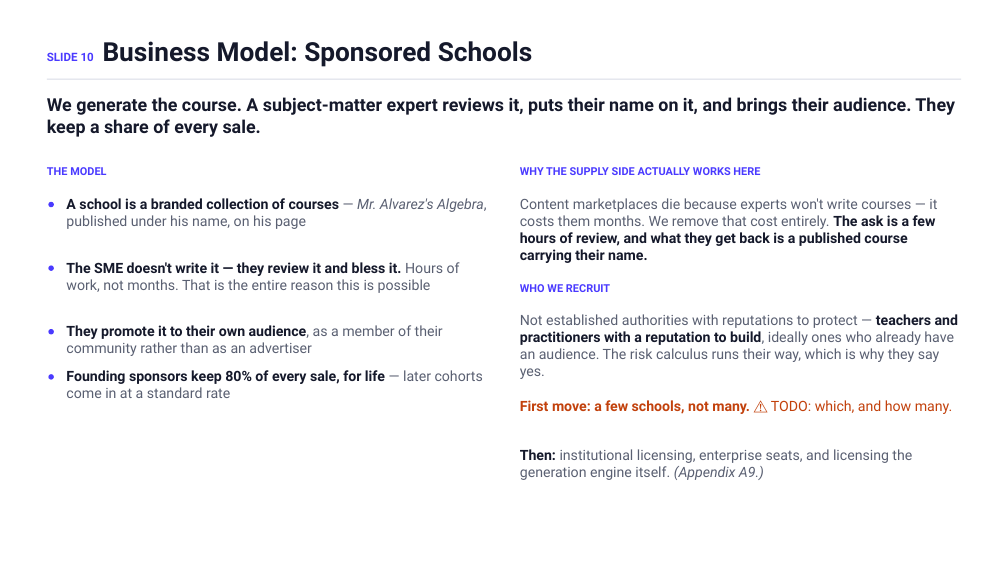
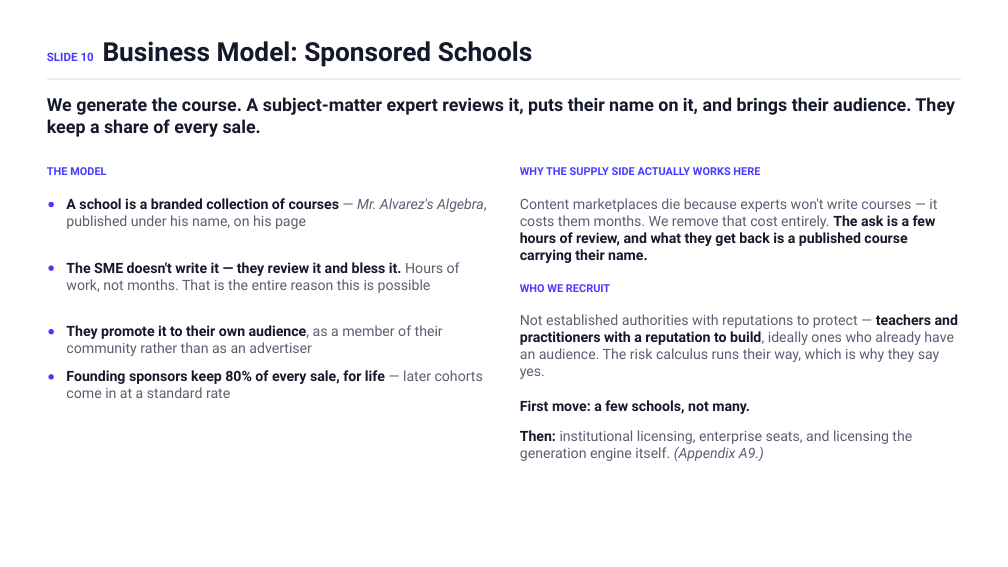
Before and after one commit to ChuckIrvine/qlaudia, a slide deck: slide 10 of pitch_deck/qlaudia_pitch_deck.pptx. Drawn at 1008x567 pixels with LibreOffice and Linux fonts; fonts in the diff are those of the drawing. Boxes give left, top, right and bottom in pixels: in the first picture for what was removed or moved away, otherwise in the second. Text is boxed around its words. In the diff, an @@ line names an element or a change of style, - is before the commit and + after.

```diff
--- a/pitch_deck/qlaudia_pitch_deck.pptx
+++ b/pitch_deck/qlaudia_pitch_deck.pptx
@@ text at (520, 400, 750, 414): text changed; text colour #C2410C to #15192B @@
-First move: a few schools, not many. ⚠️ TODO: which, and how many.
+First move: a few schools, not many.
@@ text "Then: institutional licensing, enterprise seats, ...": place and size @@
-text "Then: institutional licensing, enterprise seats, ..." at (520, 449, 912, 480)
+text "Then: institutional licensing, enterprise seats, ..." at (520, 430, 912, 461)
```
Also in this commit, not shown: 3 other slides changed, 2 other files.
